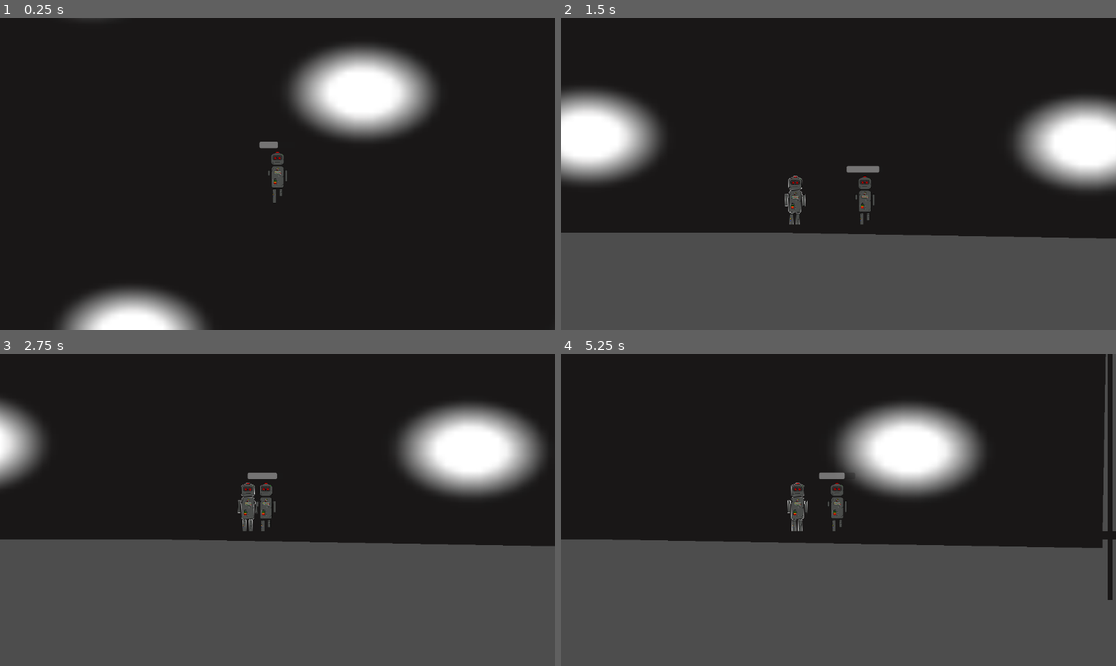
Above: before the commit, frames 1-4 (two rows, left to right).
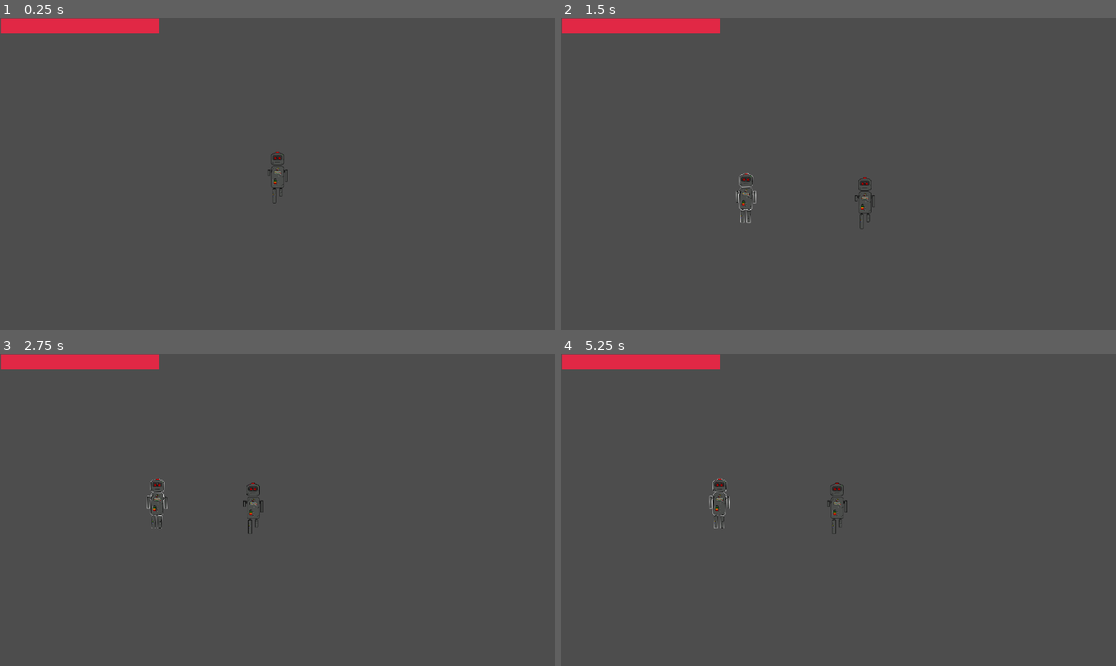
Above: after the commit, the same moments.

Repository: Schimmeltoast08/Project_SNEK
Game: Godot game, scene res://scenes/main_scene.tscn
The game is run twice, just before and just after one commit, with the same random seed, the same clock (stepped at 60 frames per second) and the same inputs.
Inputs:
- Up to frame 1 (0.25 s): no input
- Up to frame 2 (1.5 s): tap Enter (ui_accept) at 0.5, 0.77 s; hold Right (ui_right) from 0.53 s (still down)
- Up to frame 3 (2.75 s): tap Enter (ui_accept) at 1.52 s; release Right (ui_right) at 2.03 s; hold Left (ui_left) from 2.03 s (still down)
- Up to frame 4 (5.25 s): release Left (ui_left) at 2.78 s; hold Right (ui_right) 2.78-4.28 s; tap Enter (ui_accept) at 3.02, 3.77, 4.52 s; hold Left (ui_left) 4.28-5.03 s; hold Right (ui_right) from 5.03 s (still down)

The runs differ from the first frame. In frame 1, 97% of the frame differs, in the area x 0-100%, y 0-100%; in frame 2, 67%; in frame 3, 58%; in frame 4, 58%.

Commit message:
small map change
collision wall on left and removed black bars

Diff:
--- a/project_snek/project.godot
+++ b/project_snek/project.godot
@@ -14,9 +14,10 @@
 run/main_scene="res://scenes/main_scene.tscn"
 config/features=PackedStringArray("4.3", "Mobile")
 
-[display]
+[autoload]
 
-window/vsync/vsync_mode=3
+GlobalVars="*res://scenes/global_vars.gd"
+Player="*res://scenes/player.tscn"
 
 [dotnet]
 
--- a/project_snek/scenes/main_scene.tscn
+++ b/project_snek/scenes/main_scene.tscn
@@ -1,65 +1,73 @@
 [gd_scene load_steps=7 format=3 uid="uid://bsp4xibu18oo0"]
 
-[ext_resource type="Texture2D" uid="uid://c645jjh1nxsa6" path="res://static sprites/tmp_bg.png" id="1_6rov2"]
+[ext_resource type="Texture2D" path="res://static sprites/tmp/vector-2d-landscapes-backgrounds-scenes-wallpapers-pack-deals-bypeople-33-1995955719.jpg" id="1_12sa4"]
 [ext_resource type="PackedScene" uid="uid://dddj0jy148j2l" path="res://scenes/player.tscn" id="1_bisvo"]
 [ext_resource type="PackedScene" uid="uid://c8lweun22mlwv" path="res://scenes/basic_robot.tscn" id="3_hlimb"]
-[ext_resource type="Texture2D" uid="uid://ih4d6uyen2vt" path="res://static sprites/tmp_black_png.png" id="4_e3msa"]
+[ext_resource type="Script" path="res://scenes/global_vars.gd" id="5_4yffd"]
 
-[sub_resource type="WorldBoundaryShape2D" id="WorldBoundaryShape2D_vi77q"]
-distance = -742.965
+[sub_resource type="WorldBoundaryShape2D" id="WorldBoundaryShape2D_8377e"]
 
 [sub_resource type="RectangleShape2D" id="RectangleShape2D_6om2b"]
-size = Vector2(3949, 37)
+size = Vector2(3924.5, 56.0002)
 
 [node name="main" type="Node2D"]
 
 [node name="Screenshot-2024-10-30-18-40-38" type="Sprite2D" parent="."]
-position = Vector2(516, -51)
-rotation = 0.0174533
-scale = Vector2(35.61, 22.72)
-texture = ExtResource("1_6rov2")
+position = Vector2(432, 642)
+scale = Vector2(4.62116, 5.14285)
+texture = ExtResource("1_12sa4")
 
 [node name="enemy_root-node" parent="." instance=ExtResource("3_hlimb")]
-position = Vector2(7.62939e-06, 1072)
+position = Vector2(-144, 951)
 rotation = 0.0174401
 collision_layer = 3
 collision_mask = 5
 
 [node name="CharacterBody2D" parent="." instance=ExtResource("1_bisvo")]
 
-[node name="Floor" type="StaticBody2D" parent="."]
-position = Vector2(-5.42544, 552.153)
-rotation = 0.0174401
+[node name="Global_Vars" type="Node" parent="."]
+script = ExtResource("5_4yffd")
 
-[node name="CollisionShape2D" type="CollisionShape2D" parent="Floor"]
-position = Vector2(29.0695, -192.689)
-shape = SubResource("WorldBoundaryShape2D_vi77q")
+[node name="TMP" type="Node" parent="."]
 
-[node name="temp_test_platform" type="StaticBody2D" parent="."]
+[node name="temp_test_platform" type="StaticBody2D" parent="TMP"]
 position = Vector2(1985, 1138)
 collision_layer = 4
 collision_mask = 0
 
-[node name="CollisionShape2D" type="CollisionShape2D" parent="temp_test_platform"]
+[node name="CollisionShape2D" type="CollisionShape2D" parent="TMP/temp_test_platform"]
 position = Vector2(-1434, -68)
-shape = SubResource("RectangleShape2D_6om2b")
+shape = SubResource("WorldBoundaryShape2D_8377e")
 
-[node name="Sprite2D" type="Sprite2D" parent="temp_test_platform/CollisionShape2D"]
-position = Vector2(1, -7.25002)
-scale = Vector2(39.62, 0.335001)
-texture = ExtResource("4_e3msa")
+[node name="Sprite2D" type="Sprite2D" parent="TMP/temp_test_platform/CollisionShape2D"]
+position = Vector2(6.73063, -8.74598)
+scale = Vector2(39.5054, 0.365001)
 
-[node name="temp_test_platform2" type="StaticBody2D" parent="."]
+[node name="temp_test_platform2" type="StaticBody2D" parent="TMP"]
 position = Vector2(2310, 787)
 rotation = 1.5708
 collision_layer = 4
 collision_mask = 0
 
-[node name="CollisionShape2D" type="CollisionShape2D" parent="temp_test_platform2"]
+[node name="CollisionShape2D" type="CollisionShape2D" parent="TMP/temp_test_platform2"]
+position = Vector2(8.68798e-05, 24)
 shape = SubResource("RectangleShape2D_6om2b")
 
-[node name="Sprite2D" type="Sprite2D" parent="temp_test_platform2/CollisionShape2D"]
+[node name="Sprite2D" type="Sprite2D" parent="TMP/temp_test_platform2/CollisionShape2D"]
 scale = Vector2(10.87, 0.2)
-texture = ExtResource("4_e3msa")
+
+[node name="temp_test_platform2" type="StaticBody2D" parent="TMP/temp_test_platform2"]
+position = Vector2(-60.9863, 3766)
+rotation = 1.5708
+collision_layer = 4
+collision_mask = 0
+
+[node name="CollisionShape2D" type="CollisionShape2D" parent="TMP/temp_test_platform2/temp_test_platform2"]
+position = Vector2(1.00028, 2.00004)
+rotation = 1.5708
+shape = SubResource("RectangleShape2D_6om2b")
+
+[node name="Sprite2D" type="Sprite2D" parent="TMP/temp_test_platform2/temp_test_platform2/CollisionShape2D"]
+scale = Vector2(10.87, 0.2)
 
 [connection signal="enemy_attack" from="enemy_root-node" to="CharacterBody2D" method="_on_enemy_rootnode_enemy_attack"]
--- a/project_snek/scenes/player.tscn
+++ b/project_snek/scenes/player.tscn
@@ -1,8 +1,7 @@
-[gd_scene load_steps=19 format=3 uid="uid://dddj0jy148j2l"]
+[gd_scene load_steps=11 format=3 uid="uid://dddj0jy148j2l"]
 
 [ext_resource type="Script" path="res://scenes/camera_2d.gd" id="1_dbdjp"]
 [ext_resource type="Texture2D" uid="uid://cr3yusowhmcrh" path="res://Entety sprites/animation sprites/MC_movement.png" id="2_ylaxq"]
-[ext_resource type="Script" path="res://scenes/health_bar.gd" id="3_h4ksh"]
 [ext_resource type="Texture2D" uid="uid://uahyk0j2cwb7" path="res://static sprites/Tmp_death_screen.png" id="4_tuknr"]
 [ext_resource type="Script" path="res://scenes/death_screen.gd" id="5_nksik"]
 [ext_resource type="Texture2D" uid="uid://blyer02jjetmb" path="res://Entety sprites/Player/Robot_MC_outline.png" id="6_lrwgo"]
@@ -10,91 +9,127 @@
 [sub_resource type="GDScript" id="GDScript_isu8i"]
 script/source = "extends CharacterBody2D
 
-# this goes into the health bar called \"Progress bar\" to indicate that it needs to update (saves recources)
 signal player_health_Changed
-
 signal player_died
 
-# maximum player health
-@export var maximum_player_health = 10
+@onready var health_bar = $HUD/HealthBar
+
+@export var maximum_player_health = 100 # maximum player health
+@export var health = 100 # current player health
 var getting_attacked = false
-var immunity_frame = true
-# current player health
-@export var Health = 10
-
-# status if player is alive
-var alive = true
-
-# <movement>
+var alive = true # status if player is alive
+
+
+###----------------- usefull general functions -------------
+# in this codeblock are functions that are usefull but godot does not have, like \"wait 4 seconds\"
+func wait(seconds: float) -> void:
+	await get_tree().create_timer(seconds).timeout
+#--------------------------------------------------------
+
+
+### <movement>
 @export var speed = 600.0
-var gravity = ProjectSettings.get_setting(\"physics/2d/default_gravity\")
+@export var jump_force = -600.0
+@export var max_walljump = 2 # remember to set it to \"is_on_floor()\" too ( a few lines down)
 @export_range(0,1) var deceleration = 0.2
 @export_range(0,1) var acceleration = 0.2
-@export var jump_force = -600.0
 @export_range(0,1) var deceleration_on_jump_release = 0.5
-@export var max_walljump = 2 # remember to set it to \"is_on_floor()\" too ( a few lines down)
+var invulnerable = false
+var teleport_cooldown = false # true means you CAN'T teleport
+var gravity = ProjectSettings.get_setting(\"physics/2d/default_gravity\")
+
+
 
 func _physics_process(delta):
-
-### teleport
-
-	if Input.is_action_just_pressed(\"mouse_RC\"):
+	if not is_on_floor():
+		velocity.y += gravity * delta
+
+	if Input.is_action_just_pressed(\"button_space\") and (is_on_floor() or is_on_wall()) and max_walljump > 0:
+		velocity.y = jump_force
+		max_walljump -= 1
+
+
+	if is_on_floor():
+		max_walljump = 2
+
+	if Input.is_action_just_released(\"button_space\") and velocity.y < 0:
+		velocity.y *= deceleration_on_jump_release
+
+	var direction = Input.get_axis(\"button_a\", \"button_d\")
+	if direction:
+		velocity.x = move_toward(velocity.x,direction * speed, speed * acceleration)
+	else:
+		velocity.x = move_toward(velocity.x, 0, speed * deceleration) # if you put \"delta\" instead of \"speed\" it turns into an ice level
+	move_and_slide()
+
+# </movement>
+
+### <teleport>
+	if Input.is_action_just_pressed(\"mouse_RC\") and teleport_cooldown == false:
 		var dir = 0 # if you walk right or left
+		teleport_cooldown = true
 		if(velocity.x>0):
 			dir=1  #right
 		elif(velocity.x<0):
 			dir=-1 #left
 		else:
 			return
-		print(\"move\")
+		#print(\"move\")
 		$Sprite2D.visible=false
-		$Sprite2D2.visible=true  # makes player invisible inbetween teleport
+		$Sprite2D2.visible=true  # makes player invisible inbetween teleportd
+		invulnerable = true
 		teleport_to(position+Vector2(500*dir,0)) # 500 = teleport lenght
-		await get_tree().create_timer(0.25).timeout  # 0.25 seconds delay (250ms)s)
-
+		await wait(0.25)  # 0.25 seconds delay (250ms)s)
+		teleport_cooldown = true
 		$Sprite2D.visible=true
 		$Sprite2D2.visible=false
-#######
-
-
-	if not is_on_floor():
-		velocity.y += gravity * delta
-
-	if Input.is_action_just_pressed(\"button_space\") and (is_on_floor() or is_on_wall()) and max_walljump > 0:
-		velocity.y = jump_force
-		max_walljump -= 1
-
-
-	if is_on_floor():
-		max_walljump = 2
-
-
-	if Input.is_action_just_released(\"button_space\") and velocity.y < 0:
-		velocity.y *= deceleration_on_jump_release
-
-	var direction = Input.get_axis(\"button_a\", \"button_d\")
-	if direction:
-		velocity.x = move_toward(velocity.x,direction * speed, speed * acceleration)
+		invulnerable = false
+		teleport_cooldown_func(2)
+
+func teleport_cooldown_func(seconds):
+	await wait(seconds)
+	teleport_cooldown = false
+
+func teleport_to(new_position: Vector2):
+	# Check if moving to the new position will collide with any object
+	collision_mask = 4 # Makes the player able to teleport trough enemies
+	var collision = test_move(global_transform, new_position - global_position)
+
+	if collision:  # collision with mask 3
+		print(\"Blocked, cannot teleport to:\", new_position)
 	else:
-		velocity.x = move_toward(velocity.x, 0, speed * deceleration) # if you put \"delta\" instead of \"speed\" it turns into an ice level
-	move_and_slide()
-
-# </movement>
-
-# make it so when the player gets too close to the player he takes damage (does not yet have a timer
-# so it does that every second during the duration of the player being inside the range of the basic robot)
+		print(\"Teleporting to:\", new_position)
+		$Sprite2D.visible = false
+		$Sprite2D2.visible = true
+
+		await wait(0.25)  # 250ms delay  #just fancy trying to make the teleport look better/otional
+
+		global_position = new_position
+		$Sprite2D.visible = true
+		$Sprite2D2.visible = false
+	collision_mask = 6 # Make the player able to collide with enemy after teleport
+#</teleport>
+
+###<attack and health>
 func _on_enemy_rootnode_enemy_attack():
-	take_damage(1)
-	print(\"Player took damage. Remaining: \", Health)
-
-
+	if invulnerable == false: # for when teleporting and other immunity frames
+		for i in range(10):
+			take_damage(1)
+			await wait(0.05)
+		#health_bar.health = health
+	print(\"Player took damage. Remaining: \", health,\"%\")
+
+
+var prev_health
 
 # manages player health
 func take_damage(damage):
-	player_health_Changed.emit(Health, maximum_player_health)
+	player_health_Changed.emit(health, maximum_player_health)
 	if alive:
-		Health-=damage
-		if Health<=0:
+		prev_health = health
+		health -= damage
+		health_bar.value = move_toward(health,prev_health,0.02)
+		if health <= 0:
 			alive=false
 			print(\"you dead\")
 			player_died.emit()
@@ -105,114 +140,26 @@
 			deceleration = 1
 			jump_force = 0
 
-
-### Teleport
-
-
-func teleport_to(new_position: Vector2):
-	# Check if moving to the new position will collide with any object
-	collision_mask = 4 # Makes the player able to teleport trough enemies
-	var collision = test_move(global_transform, new_position - global_position)
-
-	if collision:  # collision with mask 3
-		print(\"Blocked, cannot teleport to:\", new_position)
-	else:
-		print(\"Teleporting to:\", new_position)
-		$Sprite2D.visible = false
-		$Sprite2D2.visible = true
-		await get_tree().create_timer(0.25).timeout  # 250ms delay  #just fancy trying to make the teleport look better/otional
-		global_position = new_position
-		$Sprite2D.visible = true
-		$Sprite2D2.visible = false
-	collision_mask = 6 # Make the player able to collide with enemy after teleport
-
-
-
-
-###
-
-
-
-
-
-
-
-
+#</attack and health>
 "
 
 [sub_resource type="CapsuleShape2D" id="CapsuleShape2D_pkm1a"]
 radius = 32.0
-height = 206.0
-
-[sub_resource type="Animation" id="Animation_fdj5p"]
-length = 0.001
-tracks/0/type = "value"
-tracks/0/imported = false
-tracks/0/enabled = true
-tracks/0/path = NodePath("Sprite2D:frame")
-tracks/0/interp = 1
-tracks/0/loop_wrap = true
-tracks/0/keys = {
-"times": PackedFloat32Array(0),
-"transitions": PackedFloat32Array(1),
-"update": 1,
-"values": [1]
-}
-
-[sub_resource type="Animation" id="Animation_632s8"]
-resource_name = "down"
-length = 0.8
-loop_mode = 1
-tracks/0/type = "value"
-tracks/0/imported = false
-tracks/0/enabled = true
-tracks/0/path = NodePath("Sprite2D:frame")
-tracks/0/interp = 1
-tracks/0/loop_wrap = true
-tracks/0/keys = {
-"times": PackedFloat32Array(0, 0.2, 0.333333, 0.4),
-"transitions": PackedFloat32Array(1, 1, 1, 1),
-"update": 1,
-"values": [1, 1, 1, 2]
-}
-
-[sub_resource type="Animation" id="Animation_jxst4"]
-resource_name = "down_animation"
-
-[sub_resource type="AnimationLibrary" id="AnimationLibrary_nnkji"]
-_data = {
-"RESET": SubResource("Animation_fdj5p"),
-"down": SubResource("Animation_632s8"),
-"down_animation": SubResource("Animation_jxst4")
-}
-
-[sub_resource type="AnimationNodeAnimation" id="AnimationNodeAnimation_otnyh"]
-animation = &"down"
-
-[sub_resource type="AnimationNodeAnimation" id="AnimationNodeAnimation_mk2vb"]
-animation = &"down_animation"
-
-[sub_resource type="AnimationNodeAnimation" id="AnimationNodeAnimation_juyjf"]
-animation = &"down_animation"
-
-[sub_resource type="AnimationNodeAnimation" id="AnimationNodeAnimation_2u245"]
-animation = &"down_animation"
-
-[sub_resource type="AnimationNodeBlendSpace2D" id="AnimationNodeBlendSpace2D_5e5pq"]
-blend_point_0/node = SubResource("AnimationNodeAnimation_otnyh")
-blend_point_0/pos = Vector2(0, -0.9)
-blend_point_1/node = SubResource("AnimationNodeAnimation_mk2vb")
-blend_point_1/pos = Vector2(-1, 0)
-blend_point_2/node = SubResource("AnimationNodeAnimation_juyjf")
-blend_point_2/pos = Vector2(0, 0.9)
-blend_point_3/node = SubResource("AnimationNodeAnimation_2u245")
-blend_point_3/pos = Vector2(1, 0)
-blend_mode = 1
-
-[sub_resource type="AnimationNodeStateMachine" id="AnimationNodeStateMachine_0cm0u"]
-states/Walk_down/node = SubResource("AnimationNodeBlendSpace2D_5e5pq")
-states/Walk_down/position = Vector2(406, 82)
-graph_offset = Vector2(-156, -5)
+height = 216.0
+
+[sub_resource type="StyleBoxFlat" id="StyleBoxFlat_ct4rk"]
+bg_color = Color(0.00392157, 0, 0, 0.854902)
+
+[sub_resource type="StyleBoxFlat" id="StyleBoxFlat_imami"]
+bg_color = Color(0.882353, 0.156863, 0.270588, 1)
+
+[sub_resource type="GDScript" id="GDScript_vbl6h"]
+script/source = "extends ProgressBar
+
+#func _on_character_body_2d_player_health_changed(Health, maximum_player_health):
+#	Health -= 1
+	#value = Health
+"
 
 [node name="CharacterBody2D" type="CharacterBody2D"]
 collision_mask = 6
@@ -220,7 +167,7 @@
 max_walljump = -2
 
 [node name="CollisionShape2D" type="CollisionShape2D" parent="."]
-position = Vector2(0, -9)
+position = Vector2(0, -5)
 shape = SubResource("CapsuleShape2D_pkm1a")
 
 [node name="Camera2D" type="Camera2D" parent="."]
@@ -233,31 +180,8 @@
 hframes = 3
 frame = 1
 
-[node name="AnimationPlayer" type="AnimationPlayer" parent="."]
-libraries = {
-"": SubResource("AnimationLibrary_nnkji")
-}
-
-[node name="AnimationTree" type="AnimationTree" parent="."]
-tree_root = SubResource("AnimationNodeStateMachine_0cm0u")
-anim_player = NodePath("../AnimationPlayer")
-parameters/Walk_down/blend_position = Vector2(0.214626, 0.123894)
-
-[node name="ProgressBar" type="ProgressBar" parent="."]
-anchors_preset = -1
-anchor_top = -0.218
-anchor_bottom = -0.218
-offset_left = -75.0
-offset_top = -155.0
-offset_right = 75.0
-offset_bottom = -128.0
-max_value = 10.0
-step = 1.0
-value = 5.0
-show_percentage = false
-script = ExtResource("3_h4ksh")
-
 [node name="death_screen" type="Sprite2D" parent="."]
+visible = false
 position = Vector2(0.499959, 0.5)
 scale = Vector2(1.19948, 1.19907)
 texture = ExtResource("4_tuknr")
@@ -267,5 +191,29 @@
 visible = false
 texture = ExtResource("6_lrwgo")
 
+[node name="HUD" type="CanvasLayer" parent="."]
+
+[node name="HealthBar" type="ProgressBar" parent="HUD"]
+anchors_preset = -1
+anchor_left = -26.913
+anchor_top = 17.837
+anchor_right = -13.326
+anchor_bottom = 20.065
+offset_left = 31005.8
+offset_top = -11557.4
+offset_right = 15681.6
+offset_bottom = -12970.1
+theme_override_styles/background = SubResource("StyleBoxFlat_ct4rk")
+theme_override_styles/fill = SubResource("StyleBoxFlat_imami")
+step = 0.2
+value = 100.0
+allow_greater = true
+show_percentage = false
+script = SubResource("GDScript_vbl6h")
+
+[node name="Sprite2D3" type="Sprite2D" parent="."]
+visible = false
+texture = ExtResource("6_lrwgo")
+
 [connection signal="player_died" from="." to="death_screen" method="_on_character_body_2d_player_died"]
-[connection signal="player_health_Changed" from="." to="ProgressBar" method="_on_character_body_2d_player_health_changed"]
+[connection signal="player_health_Changed" from="." to="HUD/HealthBar" method="_on_character_body_2d_player_health_changed"]
